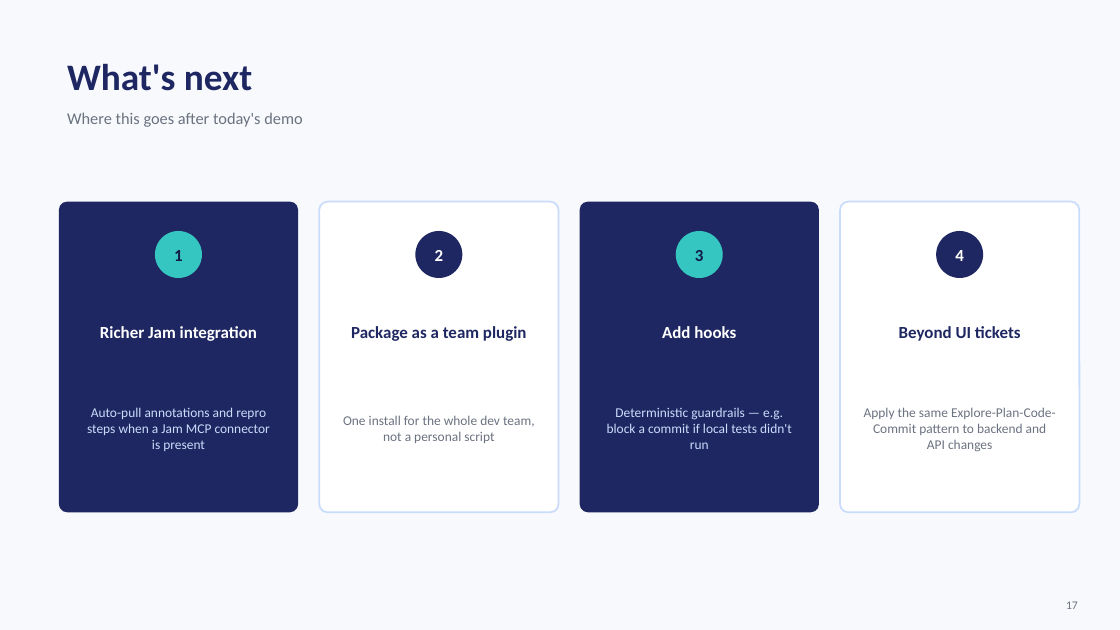
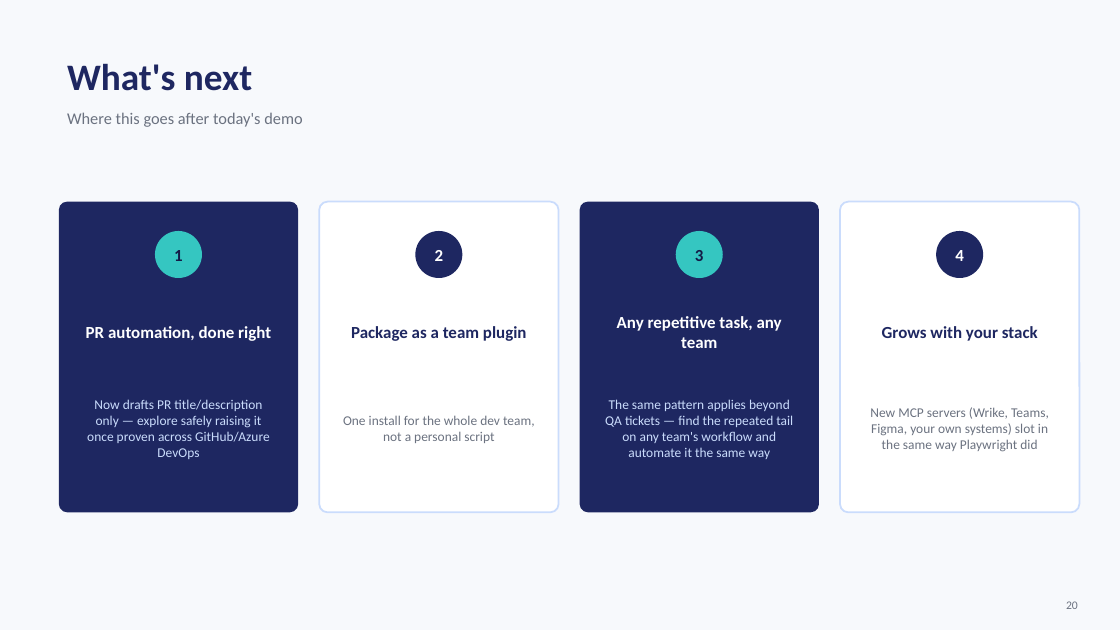
Before and after one commit to RedefineVishw/Demo-Project, a slide deck: slide 20 of ship-ticket-demo.pptx (slide 17 before the commit). Drawn at 1120x630 pixels with LibreOffice and Linux fonts; fonts in the diff are those of the drawing. Boxes give left, top, right and bottom in pixels: in the first picture for what was removed or moved away, otherwise in the second. Text is boxed around its words. In the diff, an @@ line names an element or a change of style, - is before the commit and + after.

```diff
--- a/ship-ticket-demo.pptx
+++ b/ship-ticket-demo.pptx
@@ text at (86,326,271,341): text changed @@
-Richer Jam integration
+PR automation, done right
@@ text at (617,316,782,348): text changed @@
-Add hooks
+Any repetitive task, any team
@@ text at (882,326,1038,341): text changed @@
-Beyond UI tickets
+Grows with your stack
@@ text at (87,399,270,459): text changed @@
-Auto-pull annotations and repro steps when a Jam MCP connector is present
+Now drafts PR title/description only — explore safely raising it once proven across GitHub/Azure DevOps
@@ text at (605,399,793,459): text changed @@
-Deterministic guardrails — e.g. block a commit if local tests didn't run
+The same pattern applies beyond QA tickets — find the repeated tail on any team's workflow and automate it the same way
@@ text at (870,407,1049,452): text changed @@
-Apply the same Explore-Plan-Code-Commit pattern to backend and API changes
+New MCP servers (Wrike, Teams, Figma, your own systems) slot in the same way Playwright did
@@ text at (1066,601,1078,609): text changed @@
-17
+20
```
Also in this commit, not shown: 14 other slides changed, 5 slides added, 2 slides removed, 5 other files.
